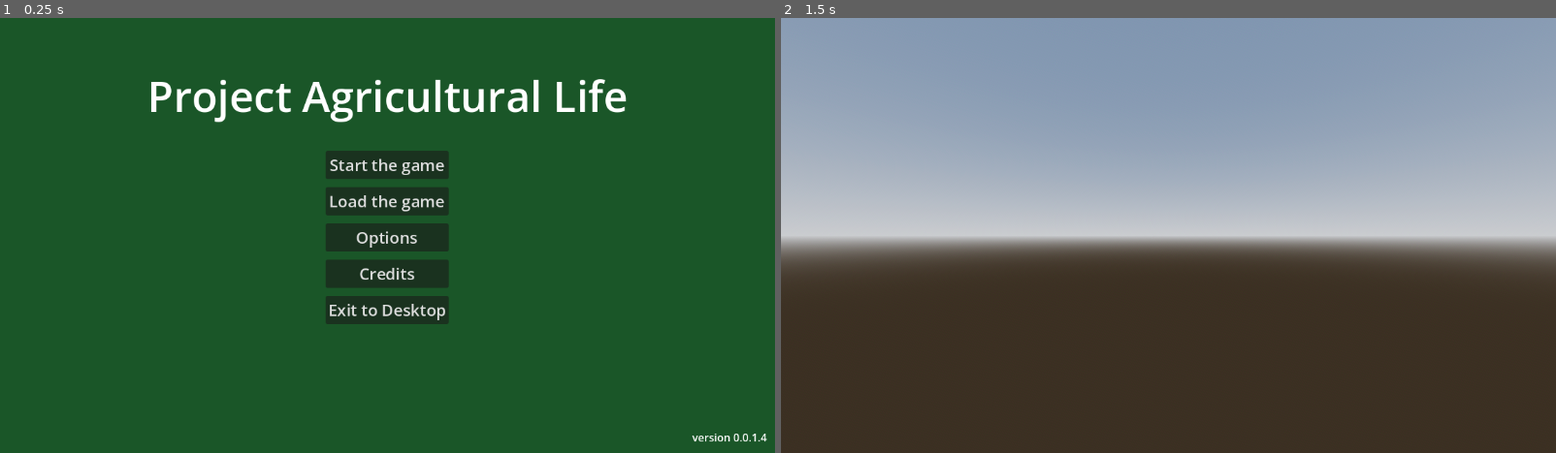
Above: before the commit, frames 1-2 (left to right).
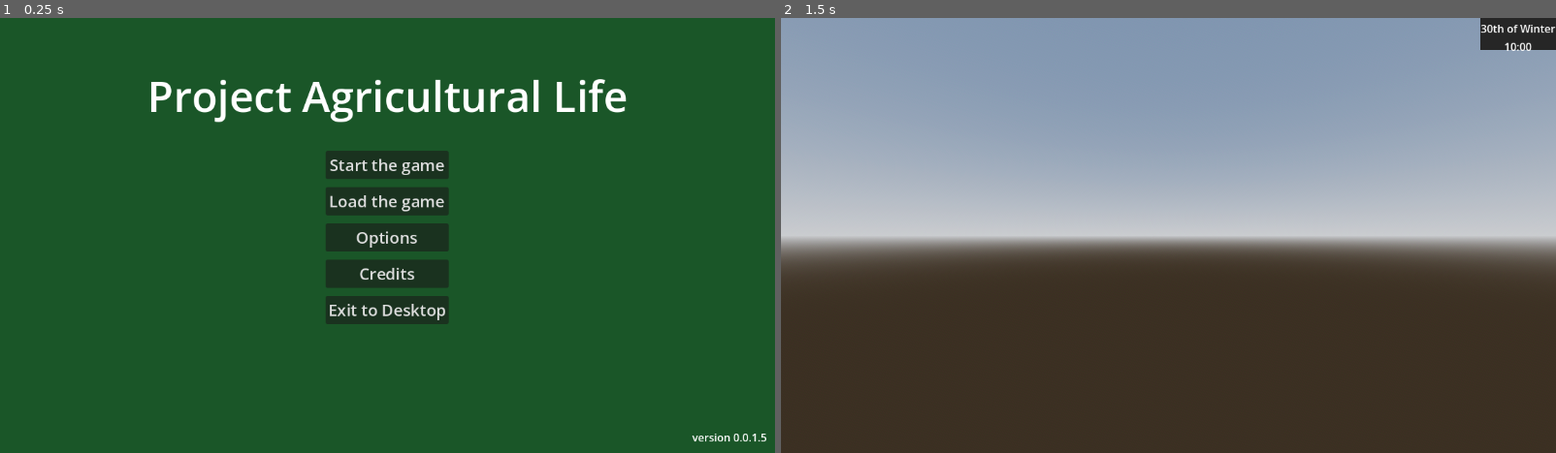
Above: after the commit, the same moments.

Repository: MatGalos/project-agriculural-life
Game: Godot game, scene res://Scenes/UIs/Menus/LaunchMenu/MainMenu.tscn
The game is run twice, just before and just after one commit, with the same random seed, the same clock (stepped at 60 frames per second) and the same inputs.
Inputs:
- Up to frame 1 (0.25 s): no input
- Up to frame 2 (1.5 s): click "Start the game" at 0.5 s; tap Enter at 1.25 s

The runs differ from the first frame. In frame 1, less than 0.1% of the frame differs, in the area x 98-99%, y 95-98%; in frame 2, 0.7%, in the area x 90-100%, y 0-8%.

Commit message:
Implemented mockup for date time

Diff:
--- /dev/null
+++ b/Scenes/UIs/PlayerHUD/player_hud.tscn
@@ -0,0 +1,42 @@
+[gd_scene format=3 uid="uid://dbash3tpjwypy"]
+
+[node name="PlayerHUD" type="CanvasLayer" unique_id=76956586]
+
+[node name="Root" type="Control" parent="." unique_id=1894068692]
+layout_mode = 3
+anchors_preset = 15
+anchor_right = 1.0
+anchor_bottom = 1.0
+grow_horizontal = 2
+grow_vertical = 2
+
+[node name="DateTimeController" type="Control" parent="Root" unique_id=1343393468]
+layout_mode = 1
+anchors_preset = 1
+anchor_left = 1.0
+anchor_right = 1.0
+offset_left = -112.0
+offset_bottom = 48.0
+grow_horizontal = 0
+
+[node name="ColorRect" type="ColorRect" parent="Root/DateTimeController" unique_id=950126228]
+layout_mode = 0
+offset_right = 112.0
+offset_bottom = 48.0
+color = Color(0.15127608, 0.15127608, 0.15127608, 1)
+
+[node name="DateTimeContainer" type="VBoxContainer" parent="Root/DateTimeController" unique_id=1634932118]
+layout_mode = 0
+offset_top = 4.0
+offset_right = 112.0
+offset_bottom = 44.0
+
+[node name="DateLabel" type="Label" parent="Root/DateTimeController/DateTimeContainer" unique_id=1312538155]
+layout_mode = 2
+text = "30th of Winter"
+horizontal_alignment = 1
+
+[node name="TimeLabel" type="Label" parent="Root/DateTimeController/DateTimeContainer" unique_id=1239664169]
+layout_mode = 2
+text = "10:00"
+horizontal_alignment = 1
--- a/Scripts/UIs/Menus/LaunchMenu/mainMenu.gd
+++ b/Scripts/UIs/Menus/LaunchMenu/mainMenu.gd
@@ -10,7 +10,7 @@
 @export var exitButton: Button
 
 @onready var newGameScene: PackedScene = preload("res://Scenes/Game/mainScene.tscn") as PackedScene
-@onready var background = $ColorRect
+@onready var background: ColorRect = $ColorRect
 # Called when the node enters the scene tree for the first time.
 func _ready():
 	var version = ProjectSettings.get_setting("application/config/version")
--- a/project.godot
+++ b/project.godot
@@ -11,7 +11,7 @@
 [application]
 
 config/name="Project_Agricultural_life"
-config/version="0.0.1.4"
+config/version="0.0.1.5"
 run/main_scene="uid://bg2wnf0pafkqt"
 config/features=PackedStringArray("4.6", "Forward Plus")
 config/icon="res://Assets/Icons/AppIcons/icon.svg"
@@ -19,6 +19,7 @@
 [autoload]
 
 gamemanager="*uid://7wea3g7cp0d5"
+UI="*uid://dbash3tpjwypy"
 
 [dotnet]
 
Not shown, changed: README.md
